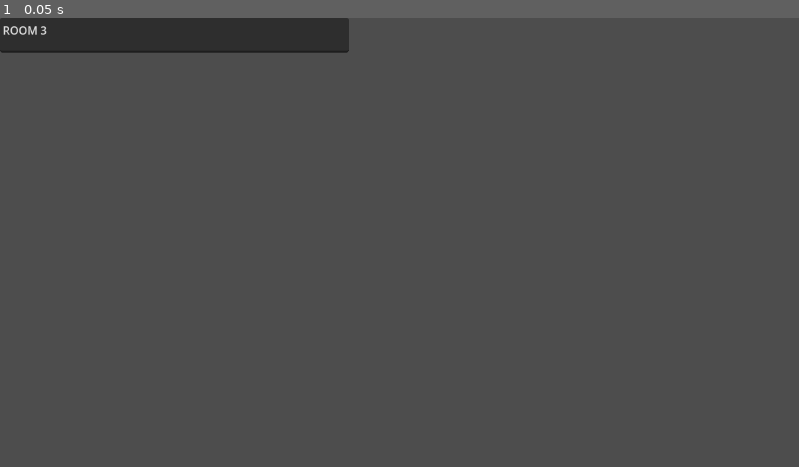
Above: before the commit, frame 1.
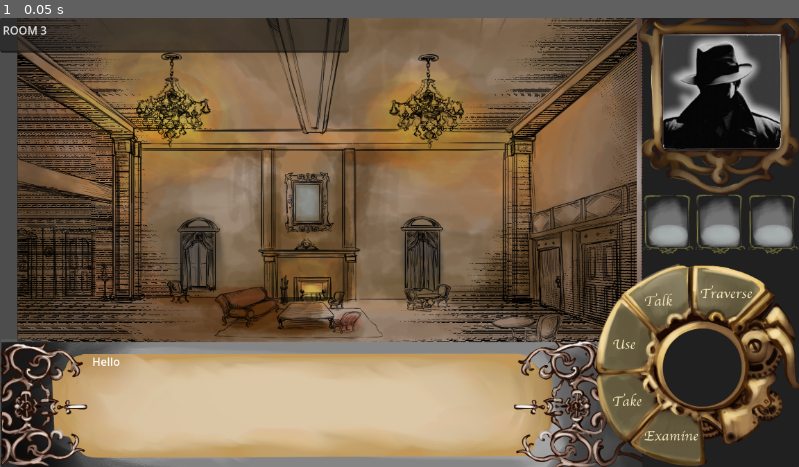
Above: after the commit, the same moment.

Repository: IsaacLandrum/SoulTel
Game: Godot game, scene res://Scenes/Room3.tscn
Same seed, same stepped clock (60 frames per second), same inputs: the game is played once before the commit and once after it. This scene is started directly instead of the project's main scene.
Inputs:
- Up to frame 1 (0.05 s): no input

The runs differ from the first frame. In frame 1, 89% of the frame differs, in the area x 0-100%, y 0-100%.

Commit message:
fixed room 3 implementation

Diff:
--- a/Scenes/Room3.tscn
+++ b/Scenes/Room3.tscn
@@ -1,8 +1,47 @@
-[gd_scene format=3 uid="uid://bf7bryyno0cxu"]
+[gd_scene load_steps=4 format=3 uid="uid://bf7bryyno0cxu"]
+
+[ext_resource type="Texture2D" uid="uid://bfws00kfvh1ll" path="res://Assets/room 3/lobbycolors.png" id="1_xr8ux"]
+[ext_resource type="PackedScene" uid="uid://iyb0x4jsmjmq" path="res://Scenes/early_ui.tscn" id="2_au5j6"]
+[ext_resource type="PackedScene" uid="uid://cdywgqgu0ed41" path="res://Scenes/interactable.tscn" id="3_nxhdk"]
 
 [node name="Room3" type="Node2D"]
+
+[node name="TextureRect" type="TextureRect" parent="."]
+offset_left = 25.0
+offset_top = -2.0
+offset_right = 942.0
+offset_bottom = 474.0
+texture = ExtResource("1_xr8ux")
+expand_mode = 1
 
 [node name="TextEdit" type="TextEdit" parent="."]
 offset_right = 503.0
 offset_bottom = 50.0
 text = "ROOM 3"
+
+[node name="Early_UI" parent="." instance=ExtResource("2_au5j6")]
+
+[node name="Interactable" parent="." instance=ExtResource("3_nxhdk")]
+position = Vector2(827, 323)
+scale = Vector2(1.80085, 2.92589)
+
+[node name="ColorRect" parent="Interactable" index="0"]
+color = Color(0.823529, 1, 1, 0)
+
+[node name="Interactable2" parent="." instance=ExtResource("3_nxhdk")]
+position = Vector2(770, 332)
+scale = Vector2(1.15183, 2.16)
+
+[node name="ColorRect" parent="Interactable2" index="0"]
+color = Color(0.823529, 1, 1, 0)
+
+[node name="Interactable3" parent="." instance=ExtResource("3_nxhdk")]
+position = Vector2(84, 312)
+scale = Vector2(1.52992, 2.24)
+
+[node name="ColorRect" parent="Interactable3" index="0"]
+color = Color(0.823529, 1, 1, 0)
+
+[editable path="Interactable"]
+[editable path="Interactable2"]
+[editable path="Interactable3"]
